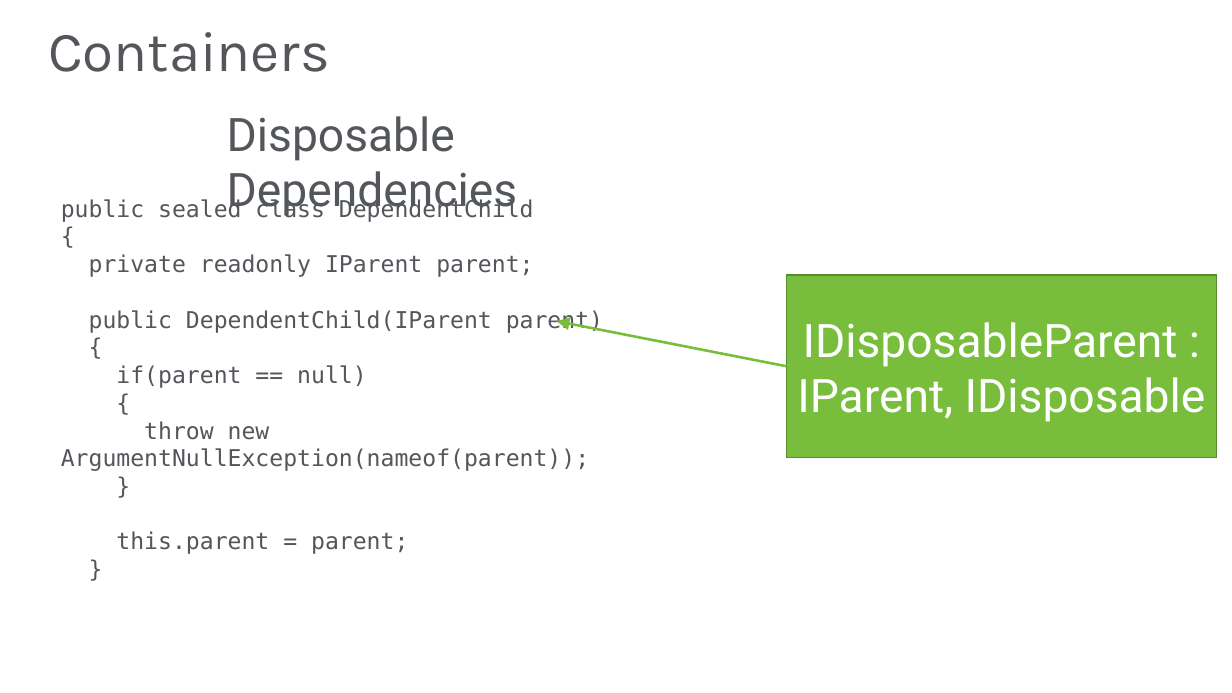
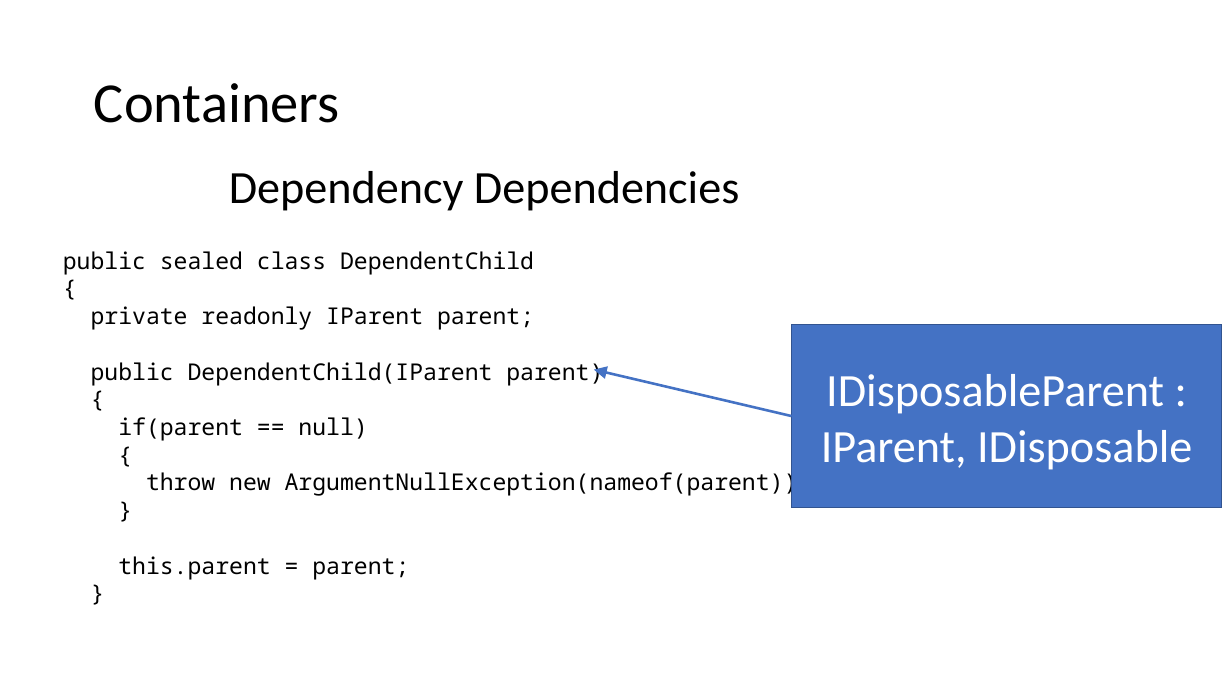
Before and after one commit to JasonBock/Presentations, a slide deck: slide 33 of Dependencies Demystified.pptx. Drawn at 1232x693 pixels with LibreOffice and Linux fonts; fonts in the diff are those of the drawing; background and template pictures are left out. Boxes give left, top, right and bottom in pixels: in the first picture for what was removed or moved away, otherwise in the second. Text is boxed around its words. In the diff, an @@ line names an element or a change of style, - is before the commit and + after.

```diff
--- a/Dependencies Demystified.pptx
+++ b/Dependencies Demystified.pptx
@@ title "Containers": place and size @@
-title "Containers" at [48, 32, 330, 72]
+title "Containers" at [94, 83, 340, 123]
@@ title "Containers" at [94, 83, 340, 123]: font Karla to Calibri, text colour #53565A to #000000 @@
@@ text at [229, 171, 739, 211]: text changed; font Roboto to Calibri; text colour #53565A to #000000 @@
-Disposable Dependencies
+Dependency Dependencies
@@ text "public sealed class DependentChild": place and size @@
-text "public sealed class DependentChild" at [61, 198, 603, 554]
+text "public sealed class DependentChild" at [63, 251, 812, 579]
@@ text "public sealed class DependentChild" at [63, 251, 812, 579]: font DejaVu Sans Mono to Noto Sans Mono, text colour #53565A to #000000 @@
@@ rectangle "IDisposableParent :": place and size @@
-rectangle "IDisposableParent :" at [787, 275, 1216, 458]
+rectangle "IDisposableParent :" at [792, 325, 1222, 508]
@@ rectangle "IDisposableParent :" at [792, 325, 1222, 508]: font Roboto to Calibri; fill #78BE3C to #4472C4; outline #598D2C 1 pt to #325491 1 pt @@
@@ arrow moved from (787, 366) - (556, 322) to (792, 416) - (594, 370) @@
@@ arrow (792, 416) - (594, 370): stroke #78BE3C 2 pt to #4472C4 2 pt @@
```
Also in this commit, not shown: 44 other slides changed.
